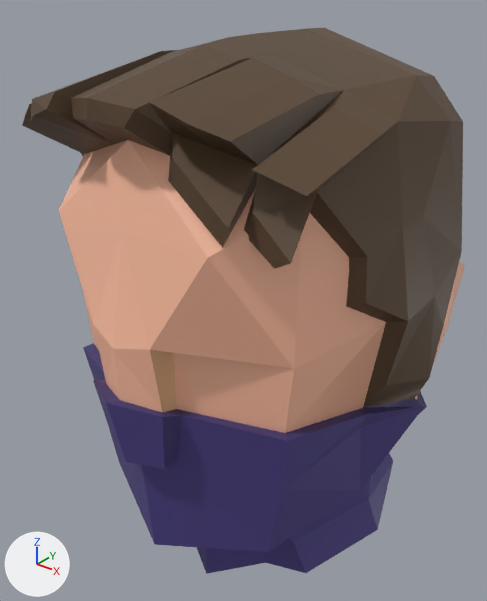
Renders of the COLLADA model Chr/BodyParts/RogueHead.dae from each side of a commit.
Both versions are drawn from a 50 mm lens placed at (1.4, -1.85, 8.79), pointed at (-0.09, 0.01, 7.64). Arrows for +X, +Y and +Z are at lower left; the lights stay in place. Vertices at the same position are counted once.

In view in the first picture: 'Head'.
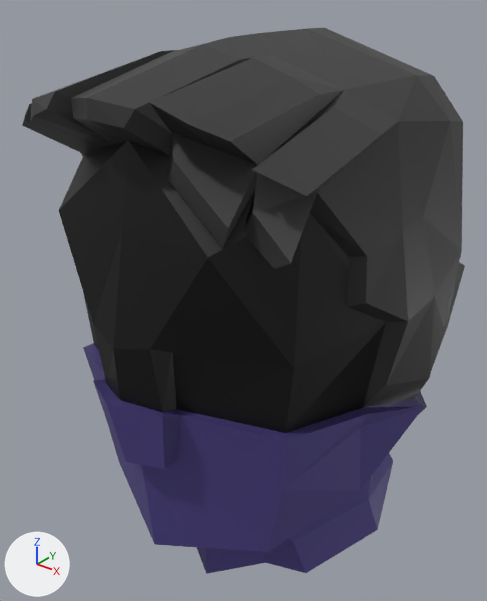
Pixel boxes [x1, y1, x2, y2] of what changed, in the pictures (487 x 601 px):
part 1 of me_untitled_030, recoloured (brown to grey)
    both: [22, 28, 463, 407]
part 2 of me_untitled_030, recoloured (beige to black)
    both: [59, 140, 465, 433]

The edits, one by one:
me_untitled_030 has 256 vertices, 510 faces and spans x -0.67..0.67, y -0.76..0.86, z 6.54..8.62.
me_untitled_030 is used by ob_head; location (0.0, 0.0, 0.0).
me_untitled_030 part 1: 254 faces centred in x -0.66..0.66, y -0.73..0.75, z 7.26..8.6 are repainted in the vertex colours; the middle colour goes from brown #59442f to black #333333.
me_untitled_030 part 2: 112 faces centred in x -0.62..0.62, y -0.7..0.71, z 7.33..8.5 are repainted in the vertex colours; the middle colour goes from beige #ffbfa1 to black #000000.
